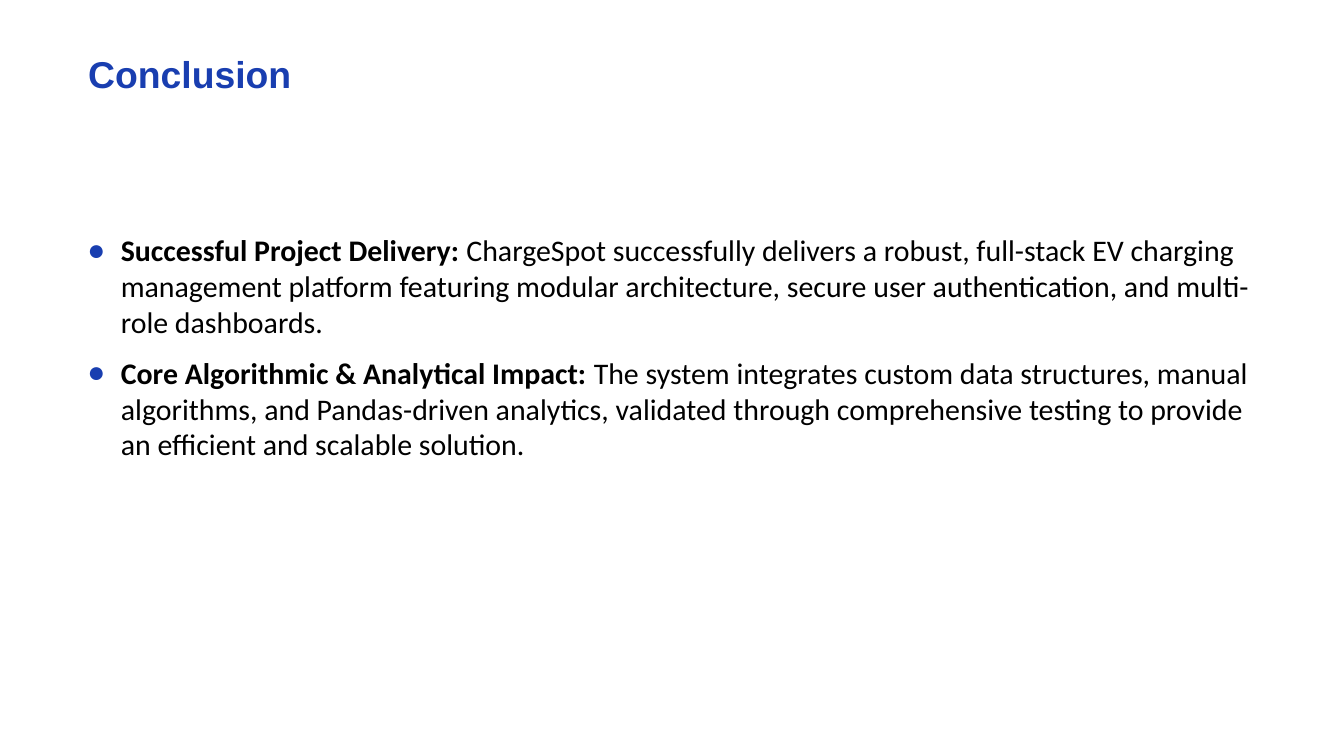
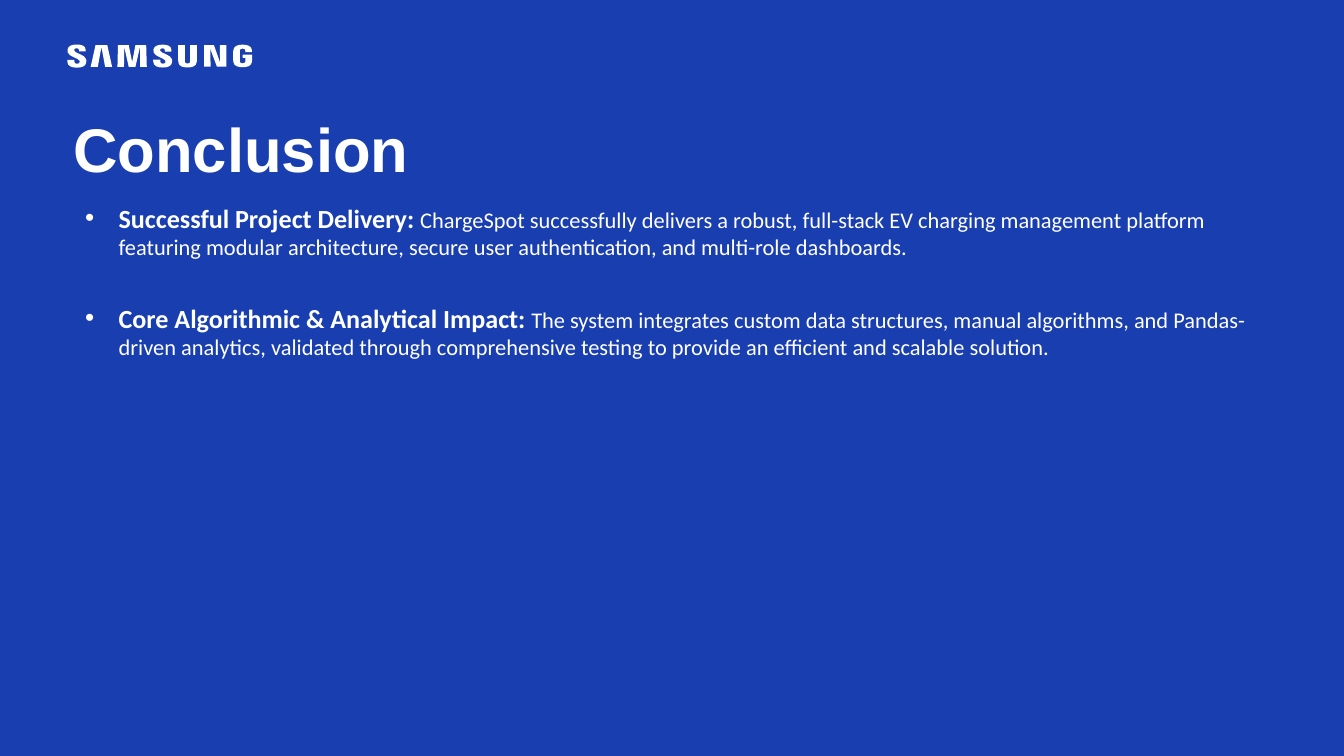
Before and after one commit to ahmedgf363/ChargeSpot, a slide deck: slide 14 of ChargeSpot.pptx. Drawn at 1344x756 pixels with LibreOffice and Linux fonts; fonts in the diff are those of the drawing; background and template pictures are left out. Boxes give left, top, right and bottom in pixels: in the first picture for what was removed or moved away, otherwise in the second. Text is boxed around its words. In the diff, an @@ line names an element or a change of style, - is before the commit and + after.

```diff
--- a/ChargeSpot.pptx
+++ b/ChargeSpot.pptx
@@ background #FFFFFF to #193EB0 @@
@@ freeform shape added at (x1=67, y1=44, x2=252, y2=67), fill #FFFFFF @@
@@ text "Conclusion" moved from (x1=88, y1=61, x2=291, y2=89) to (x1=73, y1=127, x2=408, y2=173) @@
@@ text "Conclusion" at (x1=73, y1=127, x2=408, y2=173): size 40 to 66 pt, text colour #193EB0 to #FFFFFF @@
@@ text "Successful Project Delivery: ChargeSpot successfully ..." moved from (x1=121, y1=240, x2=1248, y2=456) to (x1=119, y1=209, x2=1245, y2=359) @@
@@ text "Successful Project Delivery: ChargeSpot successfully ..." at (x1=119, y1=209, x2=1245, y2=359): size 32 to 28 pt in "Successful Project Delivery:", "Core Algorithmic & Analytical Impact:"; size 32 to 24 pt in "ChargeSpot successfully delivers a robust, full-stack EV ...", "The system integrates custom data structures, manual ..."; text colour #000000 to #FFFFFF; bullet ● to •; bullet colour #193EB0 to #FFFFFF; vertical alignment middle to top @@
```
Also in this commit, not shown: 3 other slides changed.
